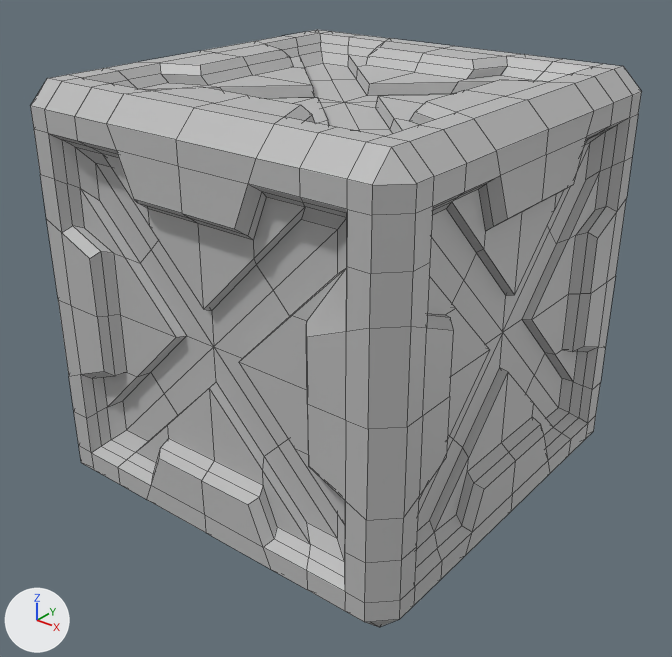
A saved change to the FBX model Isolated Control/Assets/Meshes/SM_puzzleCube.fbx.
Camera for both pictures: a 50 mm camera at (1.403, -1.785, 1.506) aimed at (0.018, -0.054, 0.433). Arrows for +X, +Y and +Z are at lower left; the lights stay in place. Mesh edges are drawn as thin lines.
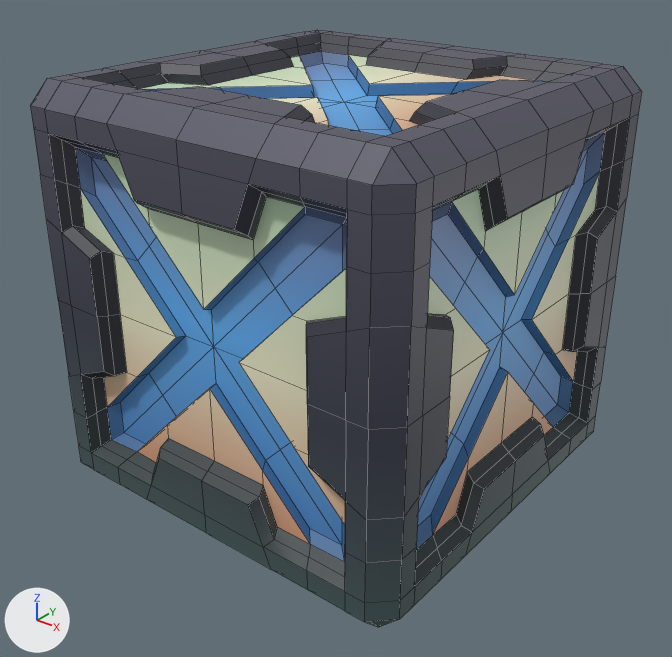
What differs and where, as boxes (x1, y1, x2, y2) in the pictures (672 x 657 px):
'cube', reshaped, turned
    both: (31, 30, 642, 627)
part 1 of me_mesh, built on
    before: (292, 267, 371, 429)
part 2 of me_mesh, recoloured
    both: (31, 30, 642, 627)

Diff of the bpy script that builds the scene:
```diff
--- a/Isolated Control/Assets/Meshes/SM_puzzleCube.fbx.py
+++ b/Isolated Control/Assets/Meshes/SM_puzzleCube.fbx.py
@@ img_basecolour__psd @@
+img_basecolour__psd = load_image('baseColour_.psd', '../Materials/baseColour_.tga', 8, 64, 'sRGB')
@@ mat_isolated_directive_texture_1 @@
+mat_isolated_directive_texture_1 = principled_material('isolated_directive_texture_1')
+mat_isolated_directive_texture_1.texture = img_basecolour__psd
@@ me_mesh @@
 # used by ob_cube; location = (0.0, 0.0, 0.0); rotation_euler = (1.571, 0.0, 0.0), in degrees (90, 0, 0); scale = (0.01, 0.01, 0.01)
 # verts and faces of me_mesh; kept vertices keep their numbers, new ones are numbered from 1035
 # before: 149 (43.5, 86.9, 54.3) at pixel (346, 266), 150 (40.0, 84.3, 50.0) at pixel (346, 268), 267 (30.0, 70.3, 50.0) at pixel (306, 321), 642 (43.5, 73.7, 54.3) at pixel (346, 331), 643 (33.5, 69.4, 54.3) at pixel (306, 337)
 # before: 644 (31.8, 71.0, 52.2) at pixel (306, 324), 685 (41.7, 85.6, 52.2) at pixel (346, 267), 857 (26.0, 70.3, 50.0) at pixel (291, 315)
-me_mesh.from_pydata(...)  # 1035 vertices, 1037 faces; spans x -54.3..54.3, y 0.0..108.7, z -54.3..54.3
+me_mesh.from_pydata(...)  # 1038 vertices, 1040 faces; spans x -54.3..54.3, y 0.0..108.7, z -54.3..54.3
+# me_mesh part 1
+delete_faces([(150, 267, 644, 643, 642, 685), (149, 685, 642), (150, 857, 267)])
+verts[642] = (43.5, 74.3, 54.3)  # moved
+verts[1035] = (41.7, 75.2, 52.2)
+verts[1036] = (40.0, 74.3, 49.5)
+faces += [(149, 685, 1035, 642), (150, 1036, 1035, 685), (642, 1035, 644, 643), (267, 644, 1035, 1036), (150, 857, 267, 1036)]
+# me_mesh part 2: 1032 faces spanning x -54.3..54.3, y 0.0..108.7, z -54.3..54.3 switch from mat_lambert1 (grey #bcbcbc) to mat_isolated_directive_texture_1 (picture img_basecolour__psd)
@@ ob_cube @@
 ob_cube.location = (0.0, 0.0, 0.0)
-ob_cube.rotation_euler = (1.571, 0.0, 0.0)  # degrees (90, 0, 0)
+ob_cube.rotation_euler = (1.571, 0.0, -1.571)  # degrees (90, 0, -90)
 ob_cube.scale = (0.01, 0.01, 0.01)
```
